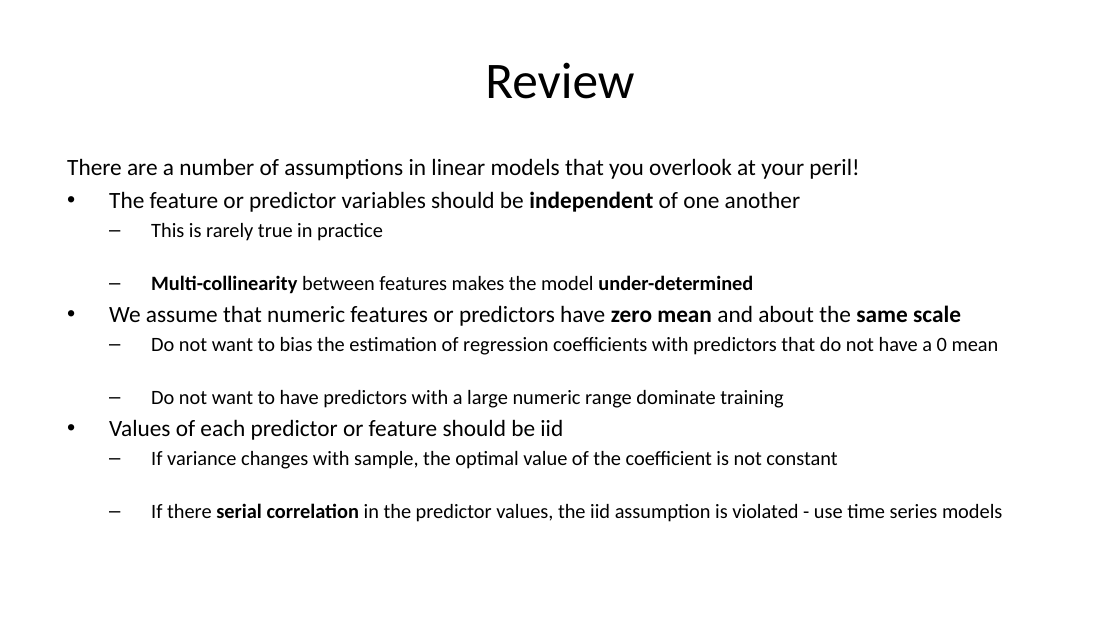
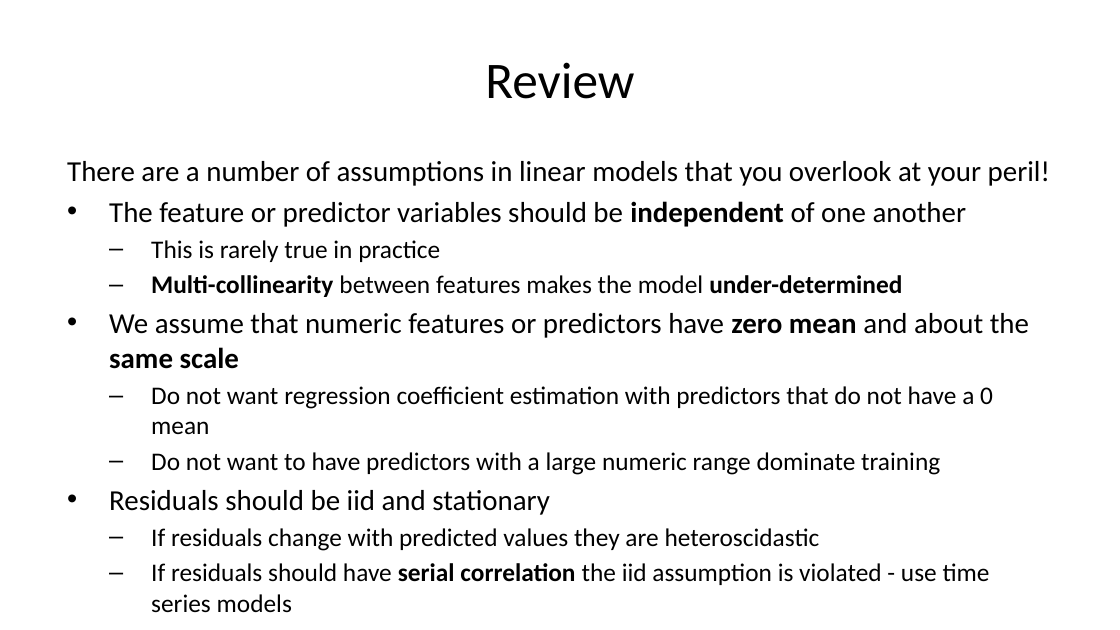
Before and after one commit to StephenElston/CSCI-E-83, a slide deck: slide 3 of LectureSlides/10_ModelsInHighDimensions.pptx. Drawn at 1120x630 pixels with LibreOffice and Linux fonts; fonts in the diff are those of the drawing. Boxes give left, top, right and bottom in pixels: in the first picture for what was removed or moved away, otherwise in the second. Text is boxed around its words. In the diff, an @@ line names an element or a change of style, - is before the commit and + after.

```diff
--- a/LectureSlides/10_ModelsInHighDimensions.pptx
+++ b/LectureSlides/10_ModelsInHighDimensions.pptx
@@ text at (x1=67, y1=161, x2=1050, y2=475): size 15 to 18.6 pt in "There are a number of assumptions in ...", "The feature or predictor variables should be ...", "We assume that numeric features or predictors ..."; size 13.1 to 16.3 pt in "This is rarely true in practice", "Multi-collinearity between features makes the model under-de ...", "Do not want to have predictors with ..." @@
@@ text at (x1=151, y1=386, x2=993, y2=435): text changed; size 13.1 to 16.3 pt @@
-  – Do not want to bias the estimation of regression coefficients with predictors that do not have a 0 mean
+  – Do not want regression coefficient estimation with predictors that do not have a 0 mean
@@ text at (x1=109, y1=490, x2=990, y2=613): text changed; size 13.1 to 16.3 pt @@
-• Values of each predictor or feature should be iid
-  – If variance changes with sample, the optimal value of the coefficient is not constant
-  – If there serial correlation in the predictor values, the iid assumption is violated - use time series models
+• Residuals should be iid and stationary
+  – If residuals change with predicted values they are heteroscidastic
+  – If residuals should have serial correlation the iid assumption is violated - use time series models
```
Also in this commit, not shown: 4 other slides changed, 2 slides added, 2 slides removed, 2 other files.
